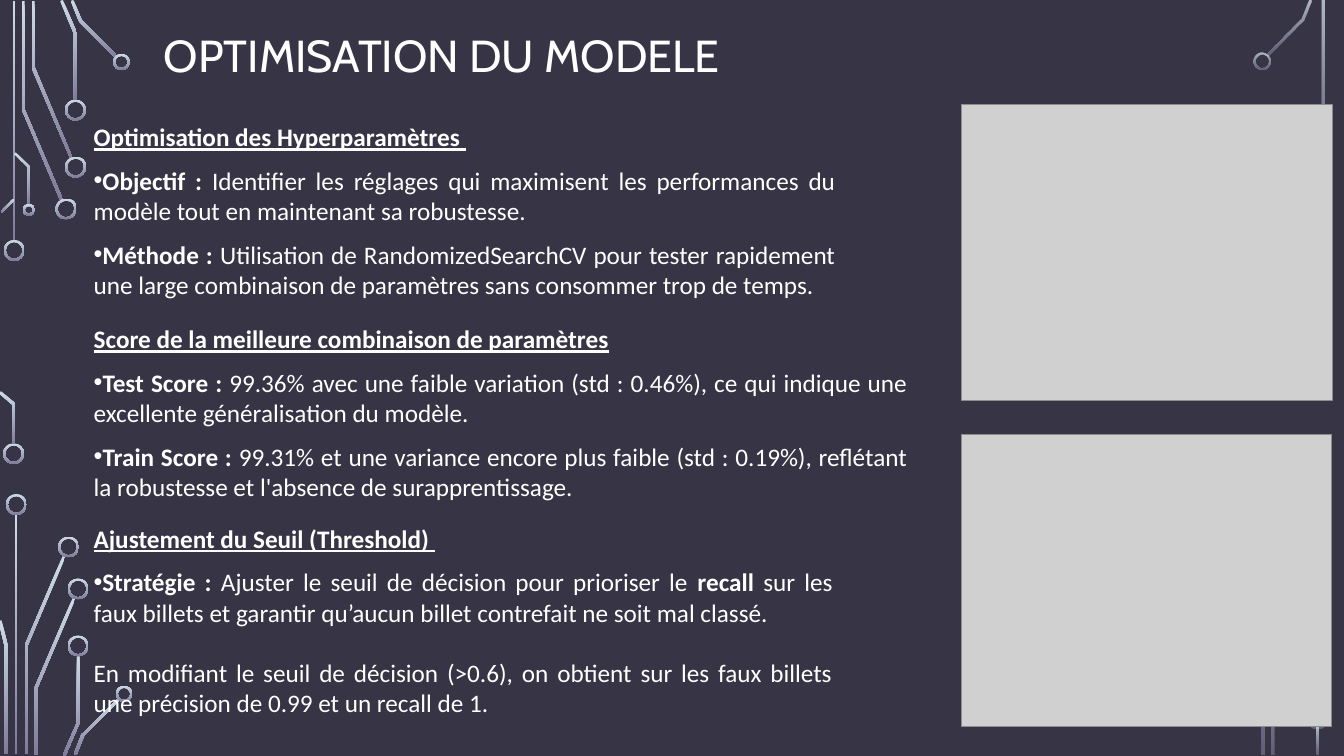
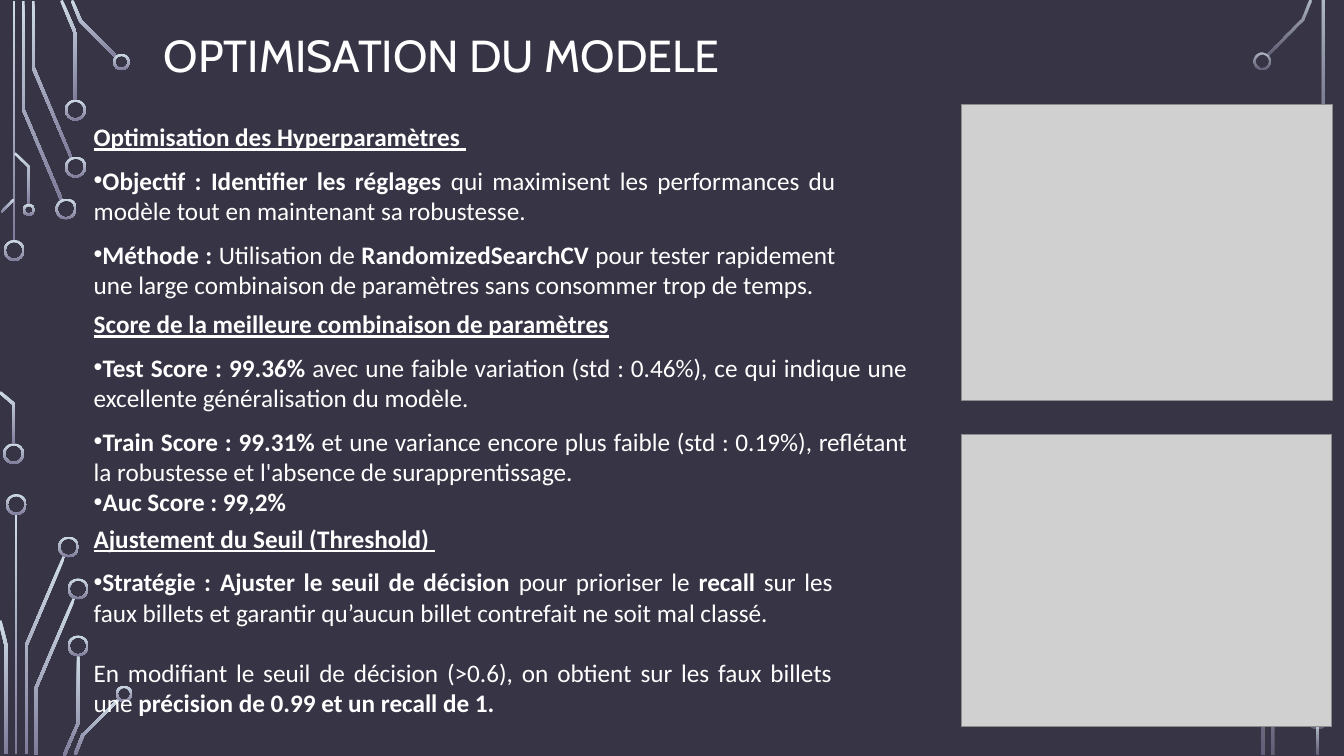
Before and after one commit to francoisvercellotti/application-detection-faux-billets, a slide deck: slide 18 of Vercellotti_François_3_support_presentation_092024.pptx. Drawn at 1344x756 pixels with LibreOffice and Linux fonts; fonts in the diff are those of the drawing; grey boxes stand for pictures; background and template pictures are left out. Boxes give left, top, right and bottom in pixels: in the first picture for what was removed or moved away, otherwise in the second. Text is boxed around its words. In the diff, an @@ line names an element or a change of style, - is before the commit and + after.

```diff
--- a/Vercellotti_François_3_support_presentation_092024.pptx
+++ b/Vercellotti_François_3_support_presentation_092024.pptx
@@ text at (94, 172, 835, 299): bold on in "Identifier les réglages", "RandomizedSearchCV" @@
@@ text "Score de la meilleure combinaison ...": place and size @@
-text "Score de la meilleure combinaison ..." at (94, 330, 907, 501)
+text "Score de la meilleure combinaison ..." at (94, 315, 907, 514)
@@ text at (94, 359, 907, 486): bold on in "99.36%", "99.31%" @@
@@ text at (103, 493, 286, 514): paragraph added @@
+• Auc Score : 99,2%
@@ text at (94, 573, 832, 719): bold on in "Ajuster le seuil de décision", "précision de 0.99 et un recall de ..." @@
```
Also in this commit, not shown: 11 other slides changed, 12 other files.
